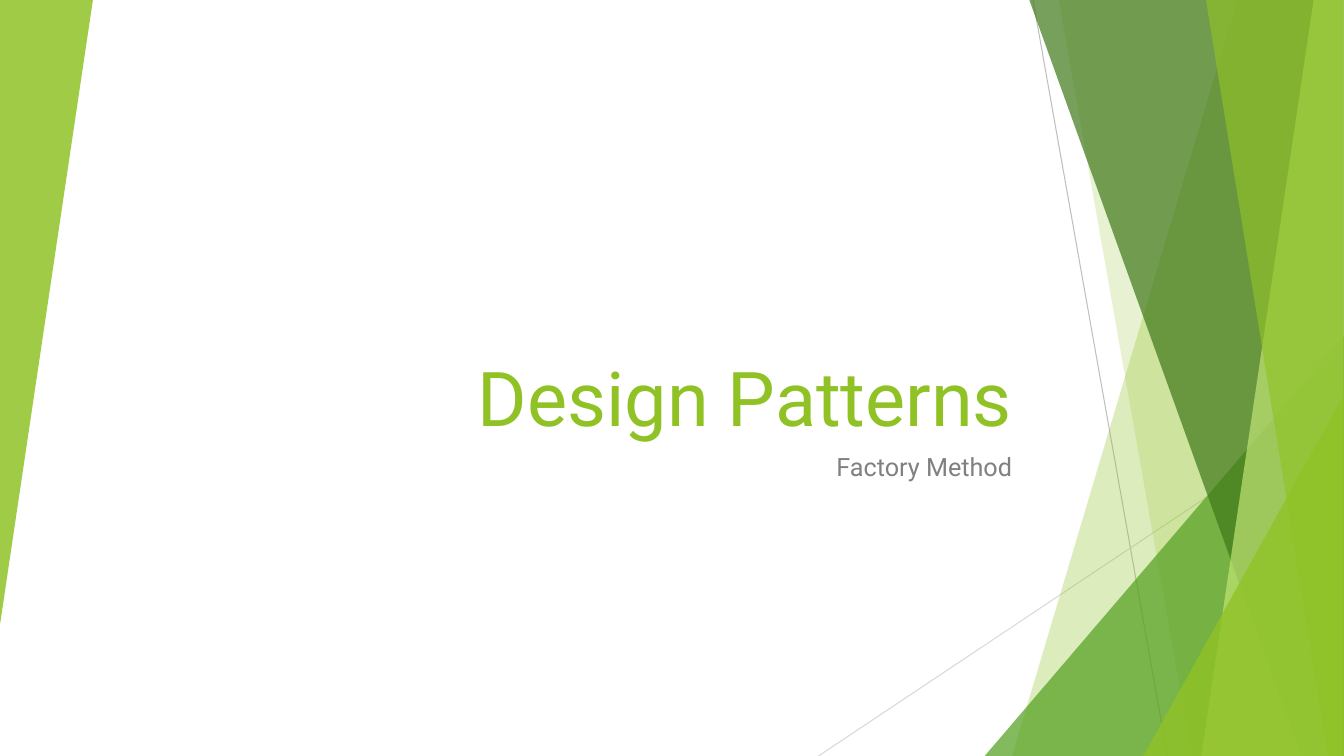
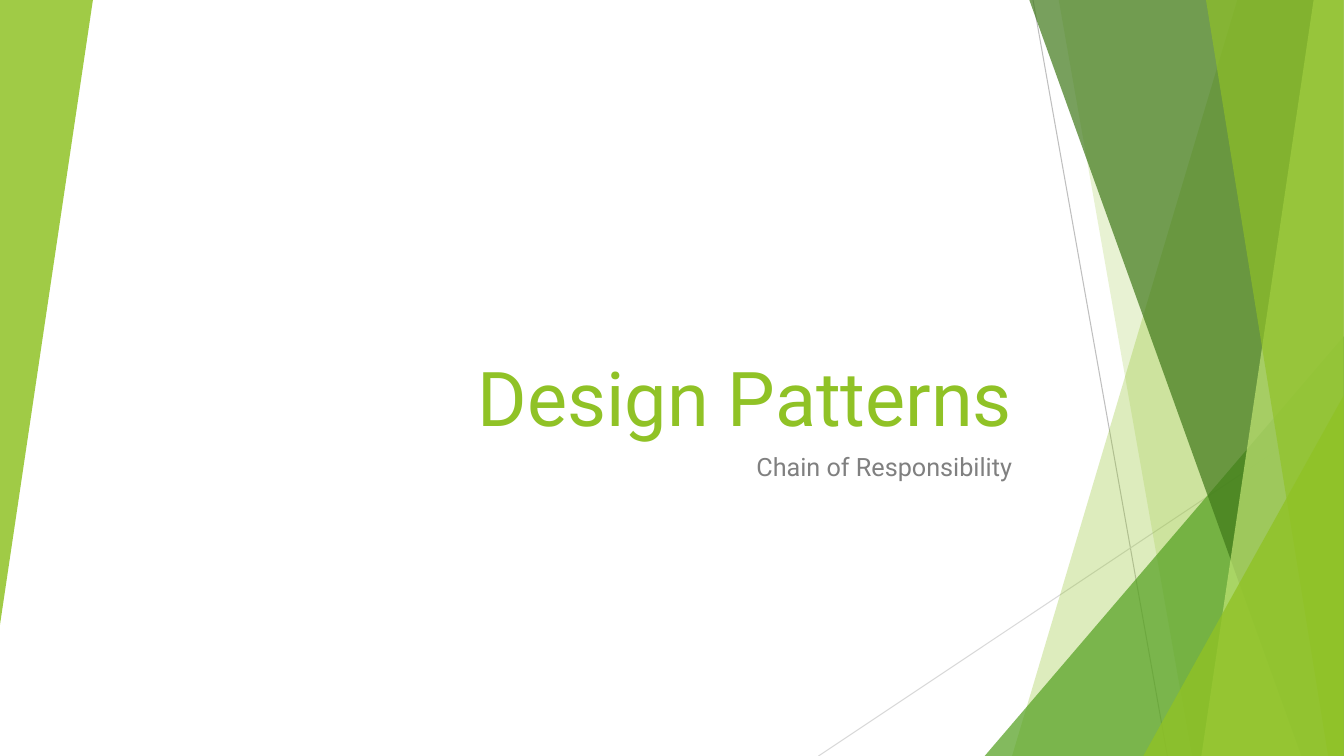
Before and after one commit to cmelende/Design-Patterns, a slide deck: slide 2 of Notes/Powerpoints/Chain Of Responsibility.pptx (slide 1 before the commit). Drawn at 1344x756 pixels with LibreOffice and Linux fonts; fonts in the diff are those of the drawing. Boxes give left, top, right and bottom in pixels: in the first picture for what was removed or moved away, otherwise in the second. Text is boxed around its words. In the diff, an @@ line names an element or a change of style, - is before the commit and + after.

```diff
--- a/Notes/Powerpoints/Chain Of Responsibility.pptx
+++ b/Notes/Powerpoints/Chain Of Responsibility.pptx
@@ subtitle at (756,457,1012,482): text changed @@
-Factory Method
+Chain of Responsibility
```
Also in this commit, not shown: 2 other slides changed, 2 slides added, 4 slides removed.
